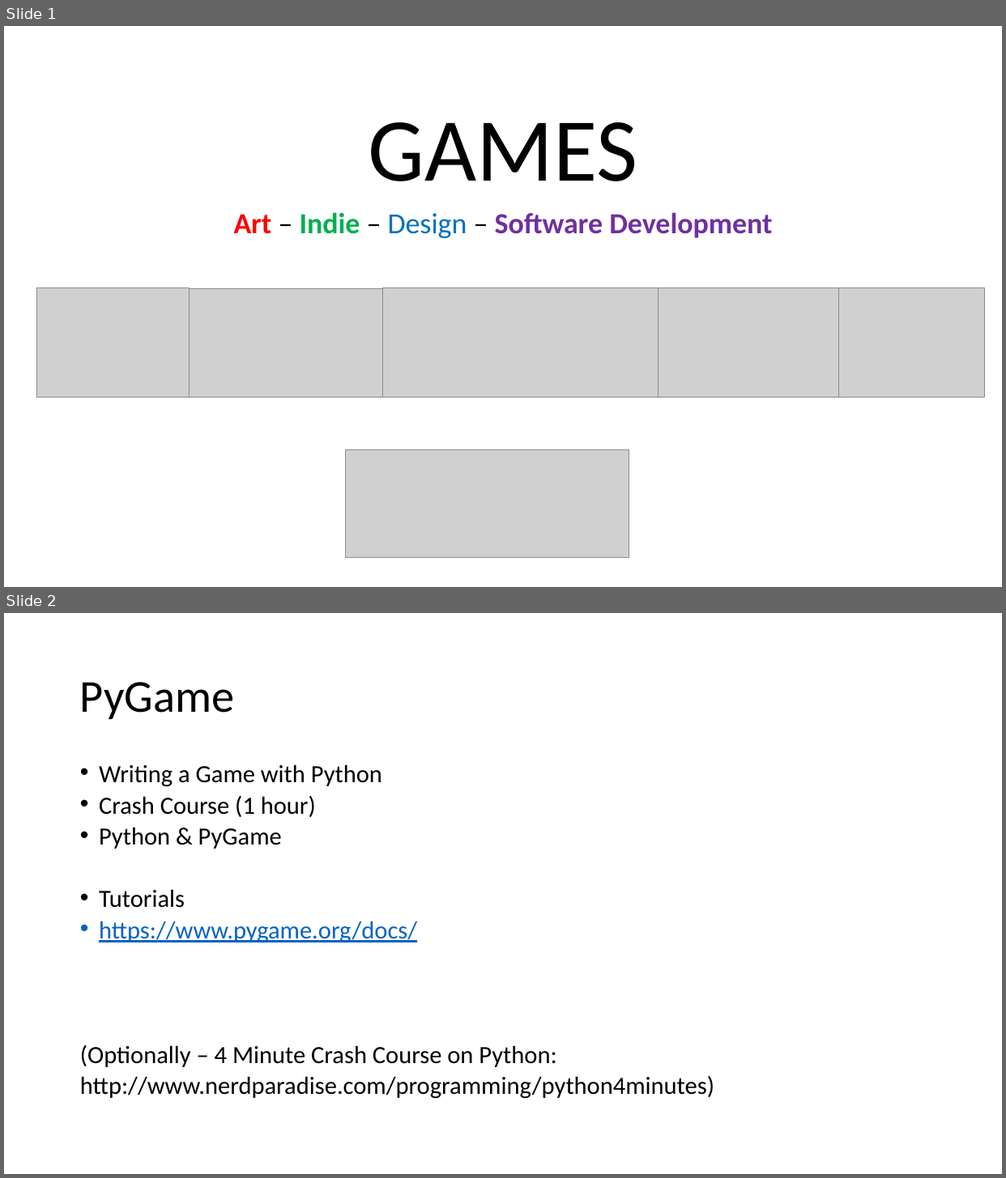
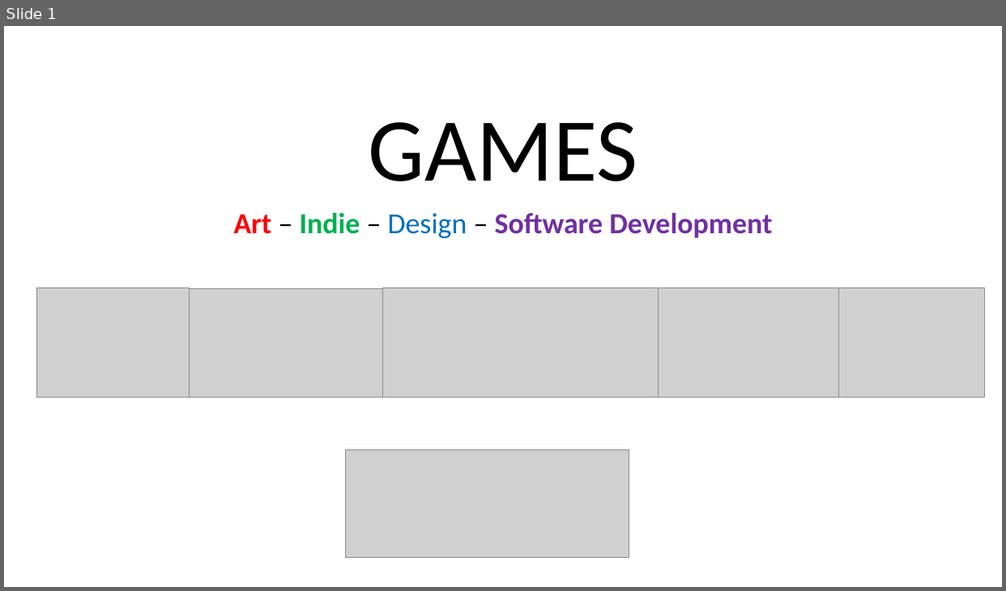
Before and after one commit to solentgames/solentgames.github.io, a slide deck: pygame/hello.pptx. Shown one above the other, each under a label of ours: slides 1 and 2 before the commit, slide 1 after it. The pictures are 1006x1178 and 1006x591 pixels, drawn with LibreOffice and Linux fonts; fonts in the diff are those of the drawing; grey boxes stand for pictures. Boxes give left, top, right and bottom in pixels: in the first picture for what was removed or moved away, otherwise in the second. Text is boxed around its words. In the diff, an @@ line names an element or a change of style, - is before the commit and + after.

```diff
--- a/pygame/hello.pptx
+++ b/pygame/hello.pptx
@@ slide 2 removed at (x1=4, y1=613, x2=1002, y2=1174), background #FFFFFF @@
@@ title removed at (x1=80, y1=682, x2=235, y2=719) @@
-PyGame
@@ text removed at (x1=80, y1=764, x2=714, y2=1099) @@
-• Writing a Game with Python
-• Crash Course (1 hour)
-• Python & PyGame
-• Tutorials
-• https://www.pygame.org/docs/
-(Optionally – 4 Minute Crash Course on Python:
-http://www.nerdparadise.com/programming/python4minutes)
```
Also in this commit, not shown: 1 slide changed.
